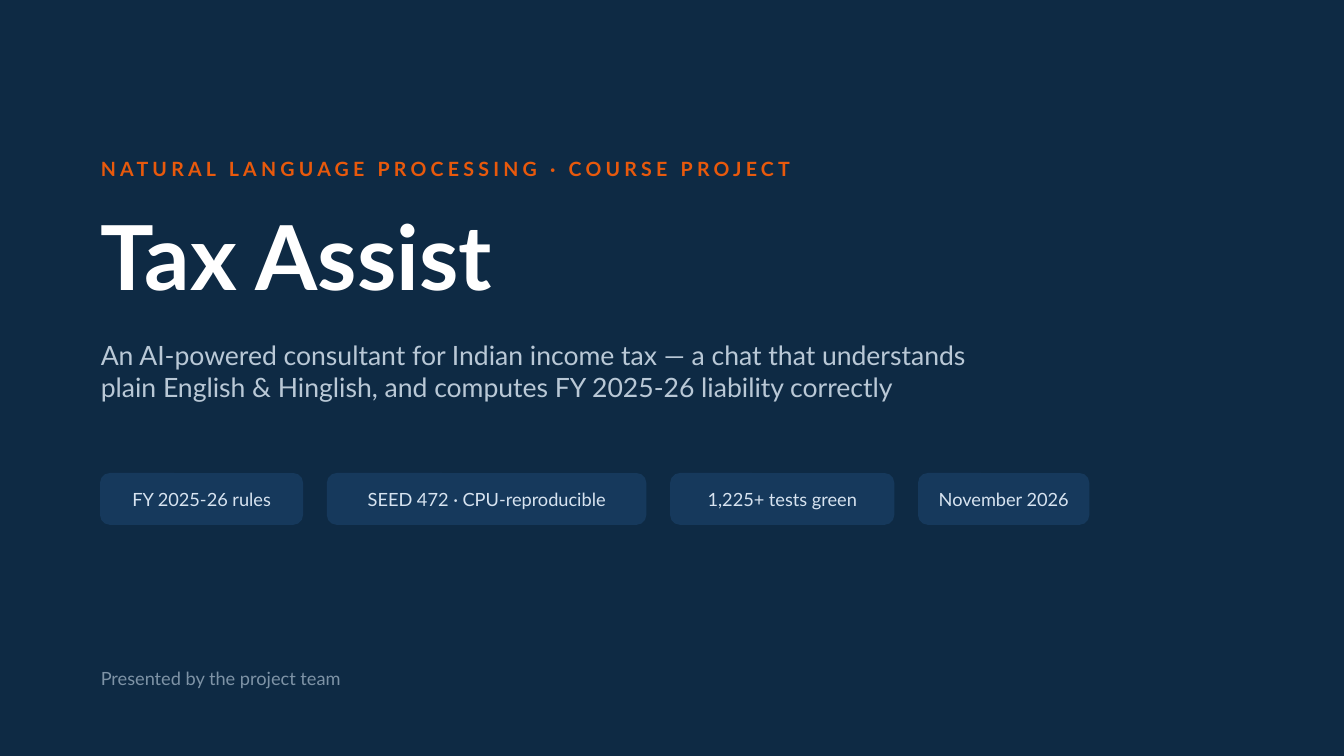
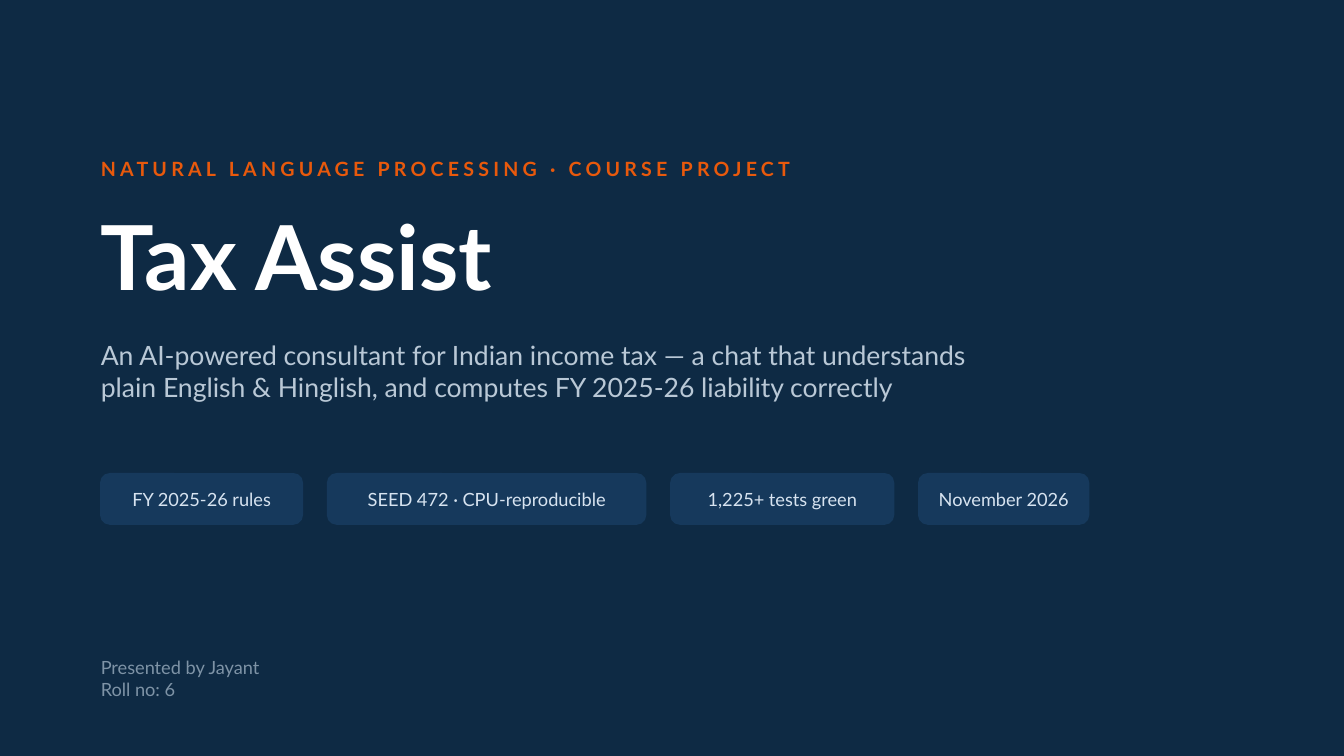
Before and after one commit to Jayant1711/Tax_Assist-system, a slide deck: slide 1 of TaxAssist_NLP_Final_Presentation.pptx. Drawn at 1344x756 pixels with LibreOffice and Linux fonts; fonts in the diff are those of the drawing. Boxes give left, top, right and bottom in pixels: in the first picture for what was removed or moved away, otherwise in the second. Text is boxed around its words. In the diff, an @@ line names an element or a change of style, - is before the commit and + after.

```diff
--- a/TaxAssist_NLP_Final_Presentation.pptx
+++ b/TaxAssist_NLP_Final_Presentation.pptx
@@ text at <box>101,660,260,696</box>: text changed @@
-Presented by the project team
+Presented by Jayant
+Roll no: 6
```
Also in this commit, not shown: 5 other slides changed, 11 other files.
